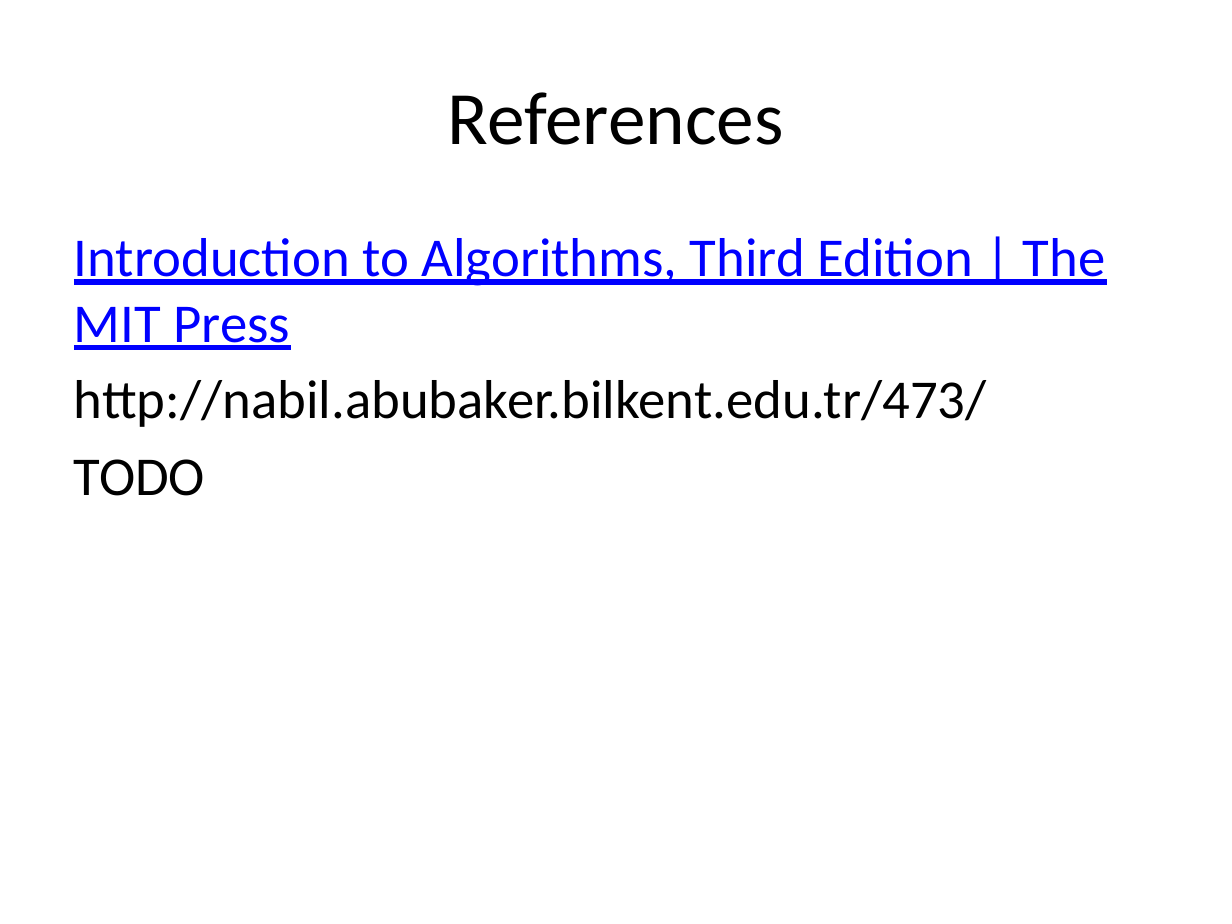
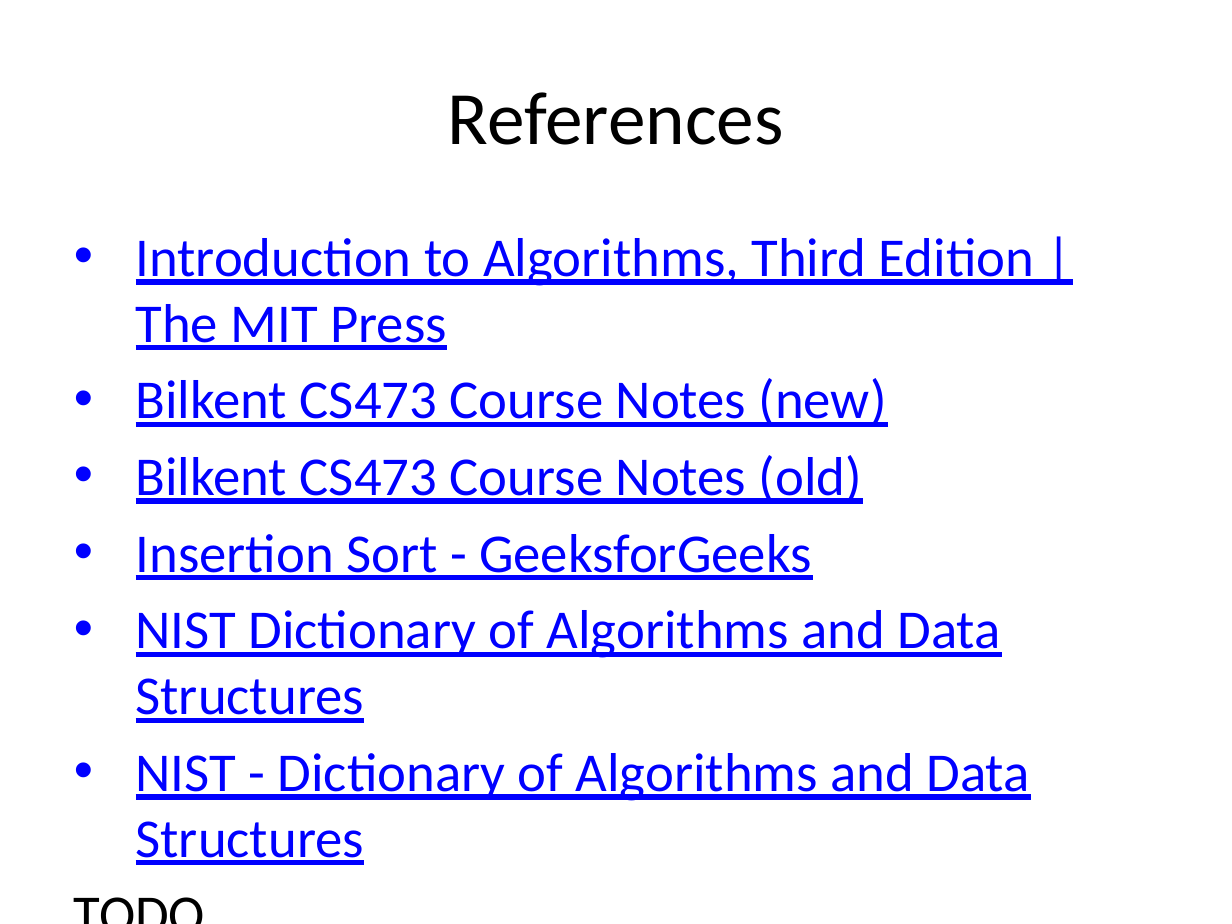
Before and after one commit to ucoruh/ce100-algorithms-and-programming-II, a slide deck: slide 39 of docs/week-4/ce100-week-4-heap.md_word.pptx (slide 6 before the commit). Drawn at 1232x924 pixels with LibreOffice and Linux fonts; fonts in the diff are those of the drawing. Boxes give left, top, right and bottom in pixels: in the first picture for what was removed or moved away, otherwise in the second. Text is boxed around its words. In the diff, an @@ line names an element or a change of style, - is before the commit and + after.

```diff
--- a/docs/week-4/ce100-week-4-heap.md_word.pptx
+++ b/docs/week-4/ce100-week-4-heap.md_word.pptx
@@ text at (136, 238, 1034, 350): bullet none to • @@
@@ text at (136, 378, 1029, 801): text changed; text colour #000000 to #0000FF @@
-http://nabil.abubaker.bilkent.edu.tr/473/
+• Bilkent CS473 Course Notes (new)
+• Bilkent CS473 Course Notes (old)
+• Insertion Sort - GeeksforGeeks
+• NIST Dictionary of Algorithms and Data Structures
+• NIST - Dictionary of Algorithms and Data Structures
```
Also in this commit, not shown: 1 other slide changed, 33 slides added, 25 other files.
